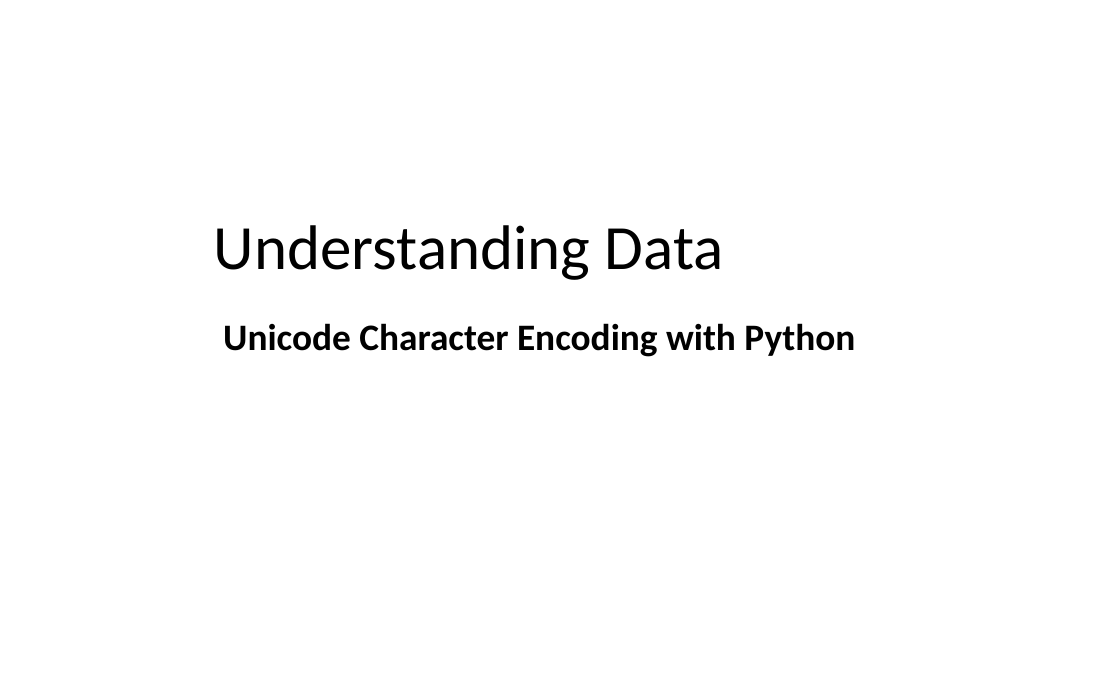
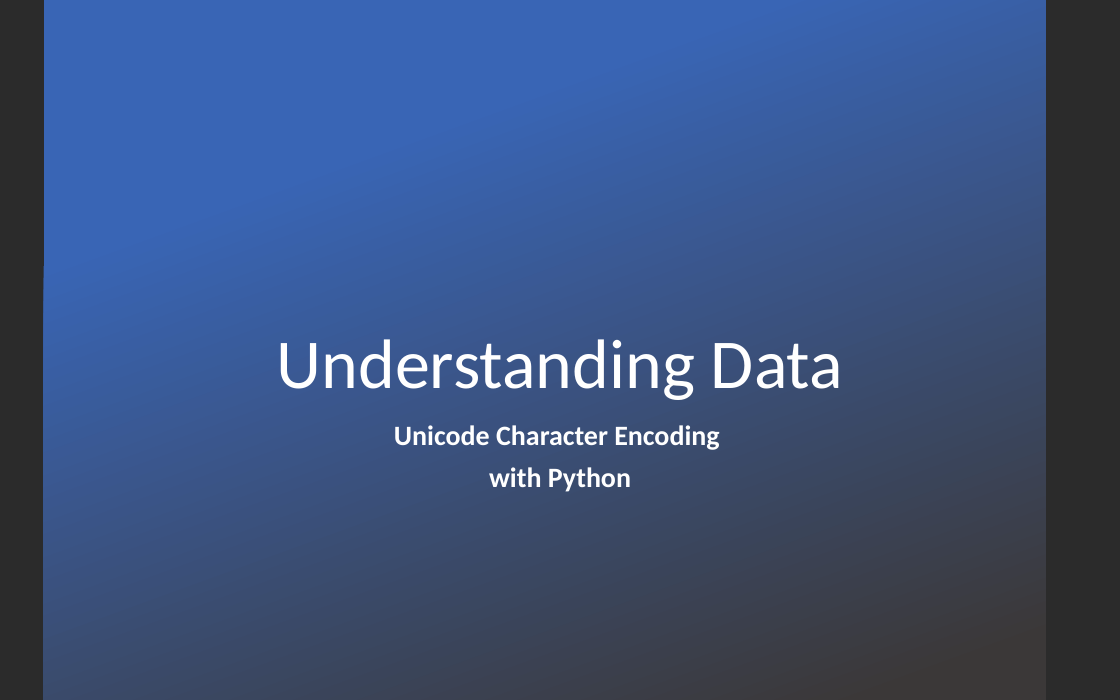
Before and after one commit to LongBaoNguyen/longbaonguyen.github.io, a slide deck: slide 1 of courses/apcsp/lect13.pptx. Drawn at 1120x700 pixels with LibreOffice and Linux fonts; fonts in the diff are those of the drawing; background and template pictures are left out; a plain dark background stands for a picture behind light text. Boxes give left, top, right and bottom in pixels: in the first picture for what was removed or moved away, otherwise in the second. Text is boxed around its words. In the diff, an @@ line names an element or a change of style, - is before the commit and + after.

```diff
--- a/courses/apcsp/lect13.pptx
+++ b/courses/apcsp/lect13.pptx
@@ background #FFFFFF to picture (left out) @@
@@ rectangle added at (44, 0, 1046, 700), fill gradient #3965B5 to #3B3838 @@
@@ title "Understanding Data": place and size @@
-title "Understanding Data" at (214, 225, 724, 280)
+title "Understanding Data" at (277, 339, 843, 400)
@@ title "Understanding Data" at (277, 339, 843, 400): size 40.5 to 45 pt, text colour #000000 to #FFFFFF; alignment left to centre @@
@@ subtitle at (394, 425, 719, 492): text changed; size 24 to 18 pt; text colour #000000 to #FFFFFF @@
-Unicode Character Encoding with Python
+Unicode Character Encoding
+with Python
```
Also in this commit, not shown: 8 other files.
